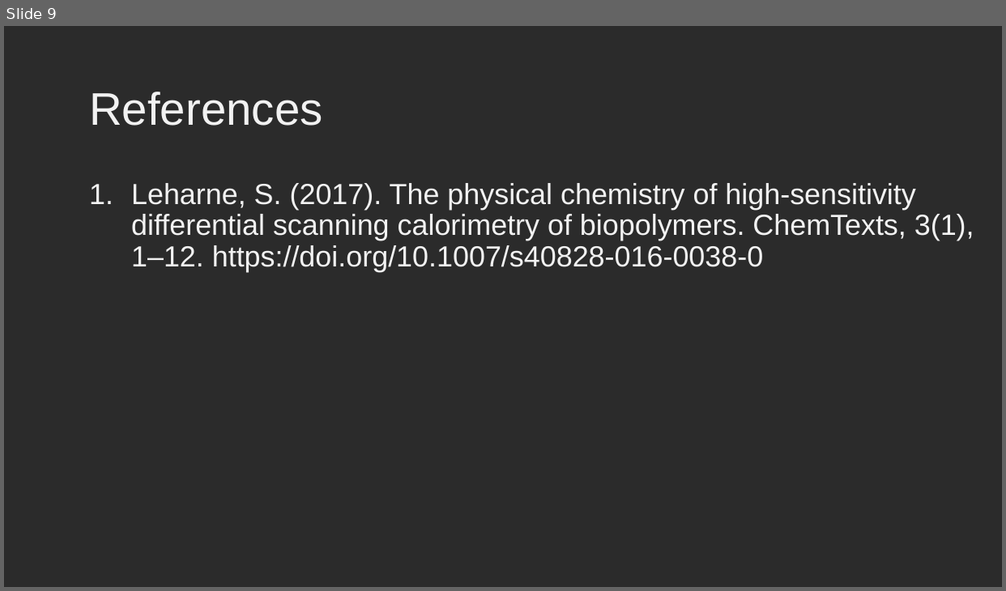
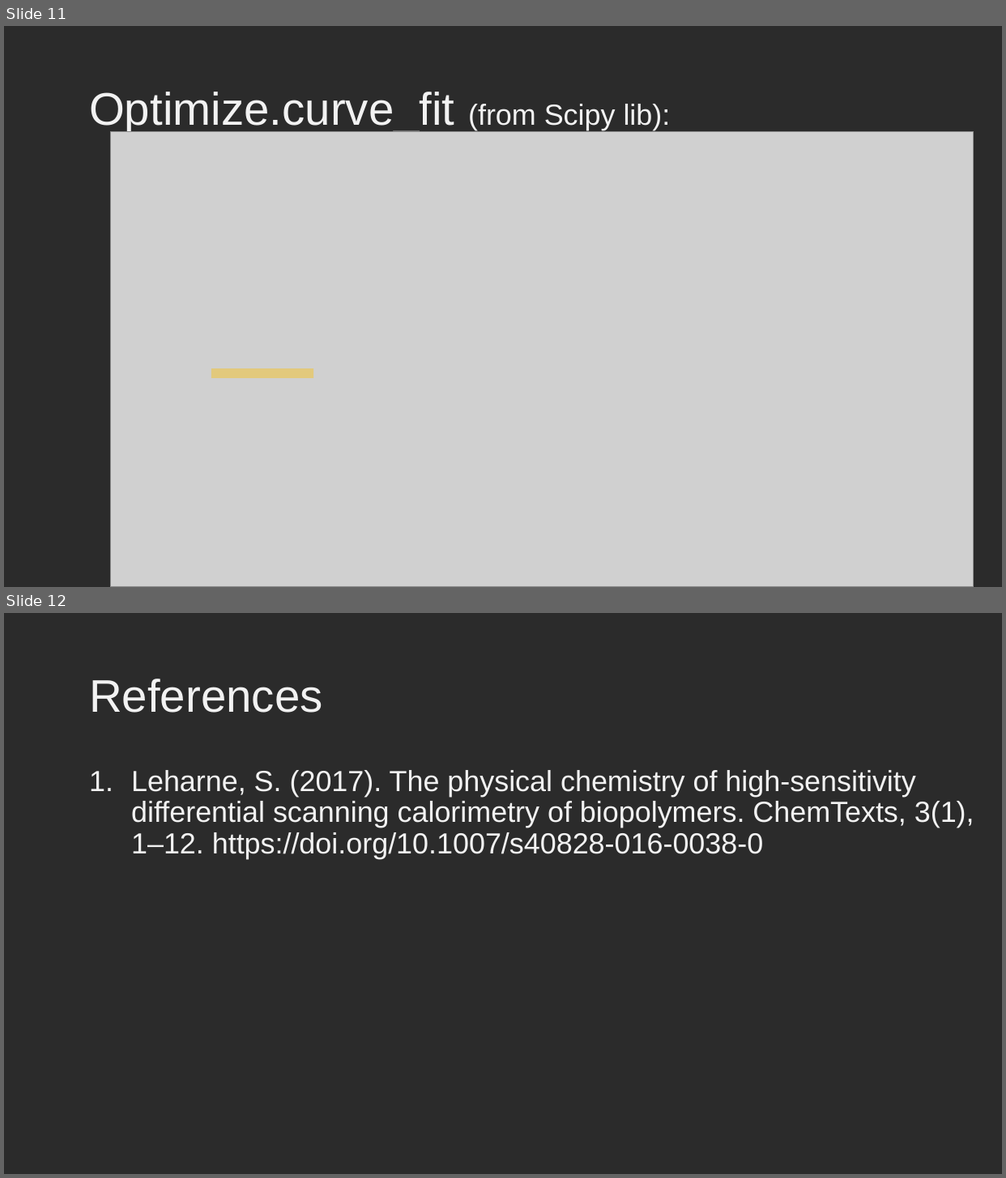
Before and after one commit to KiraSensei13/MNT_ITESM_courses, a slide deck: 2.2.ThermodynamicsOfMaterials/classActivity02/classActivity02.pptx. Shown one above the other, each under a label of ours: slide 9 before the commit, slides 11 and 12 after it. The pictures are 1006x591 and 1006x1178 pixels, drawn with LibreOffice and Linux fonts; fonts in the diff are those of the drawing; grey boxes stand for pictures; background and template pictures are left out; a plain dark background stands for a picture behind light text. Boxes give left, top, right and bottom in pixels: in the first picture for what was removed or moved away, otherwise in the second. Text is boxed around its words. In the diff, an @@ line names an element or a change of style, - is before the commit and + after.

```diff
--- a/2.2.ThermodynamicsOfMaterials/classActivity02/classActivity02.pptx
+++ b/2.2.ThermodynamicsOfMaterials/classActivity02/classActivity02.pptx
@@ slide 11 added at (x1=4, y1=26, x2=1002, y2=587), background picture (left out) @@
@@ title added at (x1=89, y1=92, x2=671, y2=133), 44 pt, text #F2F2F2 @@
+Optimize.curve_fit (from Scipy lib):
@@ picture added at (x1=110, y1=131, x2=974, y2=587) @@
@@ rectangle added at (x1=211, y1=369, x2=314, y2=378), fill #FFC000 at 40% opacity @@
@@ what was slide 9 is now slide 12 @@
```
Also in this commit, not shown: 3 slides changed, 2 other slides added, 1 other file.
